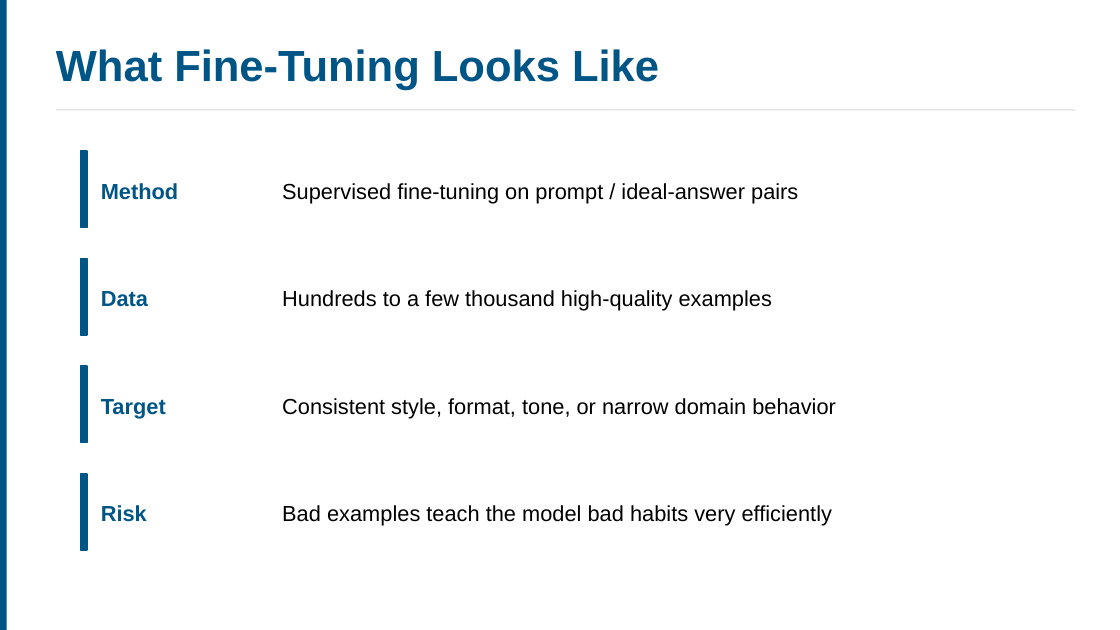
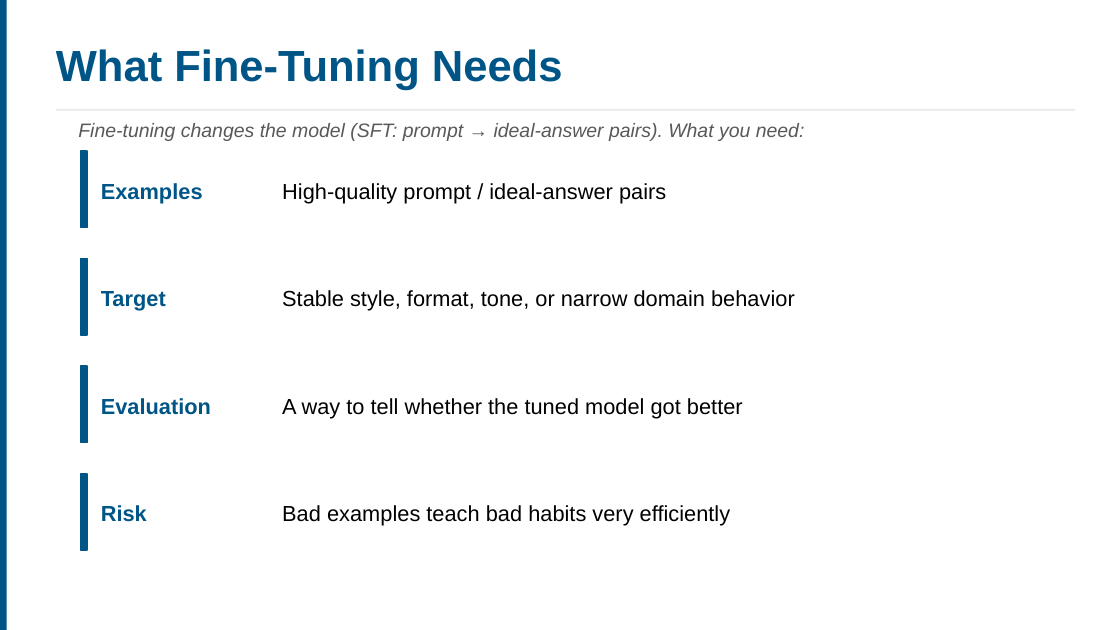
Before and after one commit to ucla-anderson-SSAI/SSAI, a slide deck: slide 9 of Slides/Week 8/Week8.pptx (slide 22 before the commit). Drawn at 1120x630 pixels with LibreOffice and Linux fonts; fonts in the diff are those of the drawing. Boxes give left, top, right and bottom in pixels: in the first picture for what was removed or moved away, otherwise in the second. Text is boxed around its words. In the diff, an @@ line names an element or a change of style, - is before the commit and + after.

```diff
--- a/Slides/Week 8/Week8.pptx
+++ b/Slides/Week 8/Week8.pptx
@@ text at <box>56,49,563,90</box>: text changed @@
-What Fine-Tuning Looks Like
+What Fine-Tuning Needs
@@ text added at <box>78,123,805,141</box>, 12.5 pt, text #595959, italic @@
+Fine-tuning changes the model (SFT: prompt → ideal-answer pairs). What you need:
@@ text at <box>101,183,203,203</box>: text changed @@
-Method
+Examples
@@ text at <box>282,183,666,203</box>: text changed @@
-Supervised fine-tuning on prompt / ideal-answer pairs
+High-quality prompt / ideal-answer pairs
@@ text at <box>101,291,166,311</box>: text changed @@
-Data
+Target
@@ text at <box>282,290,795,311</box>: text changed @@
-Hundreds to a few thousand high-quality examples
+Stable style, format, tone, or narrow domain behavior
@@ text at <box>101,398,211,415</box>: text changed @@
-Target
+Evaluation
@@ text at <box>282,398,743,418</box>: text changed @@
-Consistent style, format, tone, or narrow domain behavior
+A way to tell whether the tuned model got better
@@ text at <box>282,505,730,526</box>: text changed @@
-Bad examples teach the model bad habits very efficiently
+Bad examples teach bad habits very efficiently
```
Also in this commit, not shown: 7 other slides changed, 12 slides added, 35 slides removed, 8 other files.
